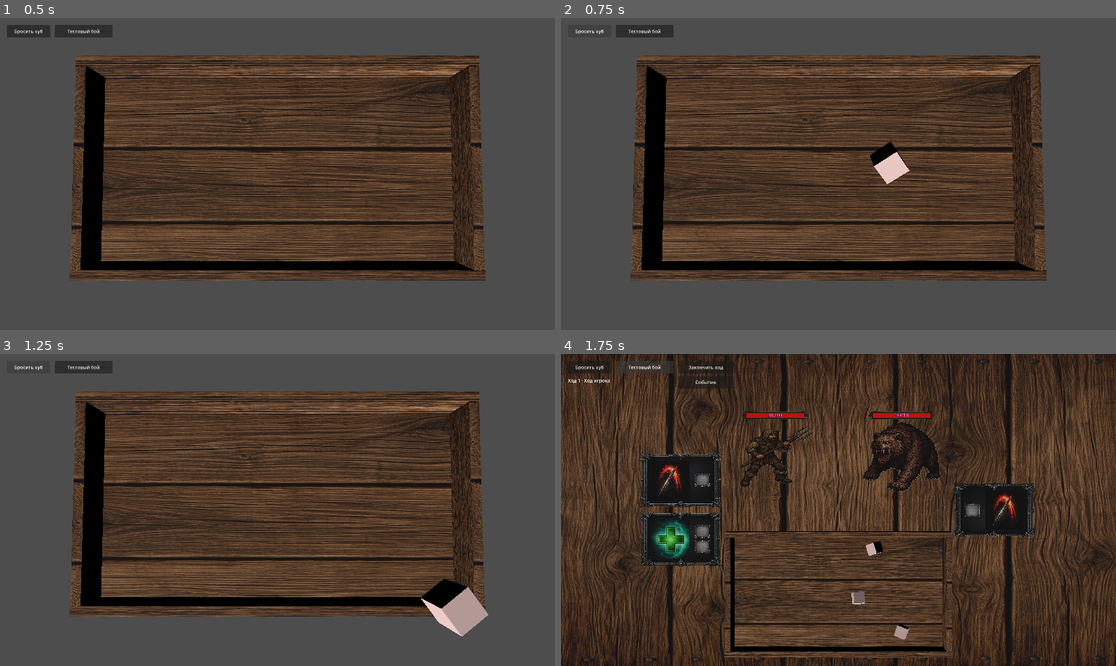
Above: before the commit, frames 1-4 (two rows, left to right).
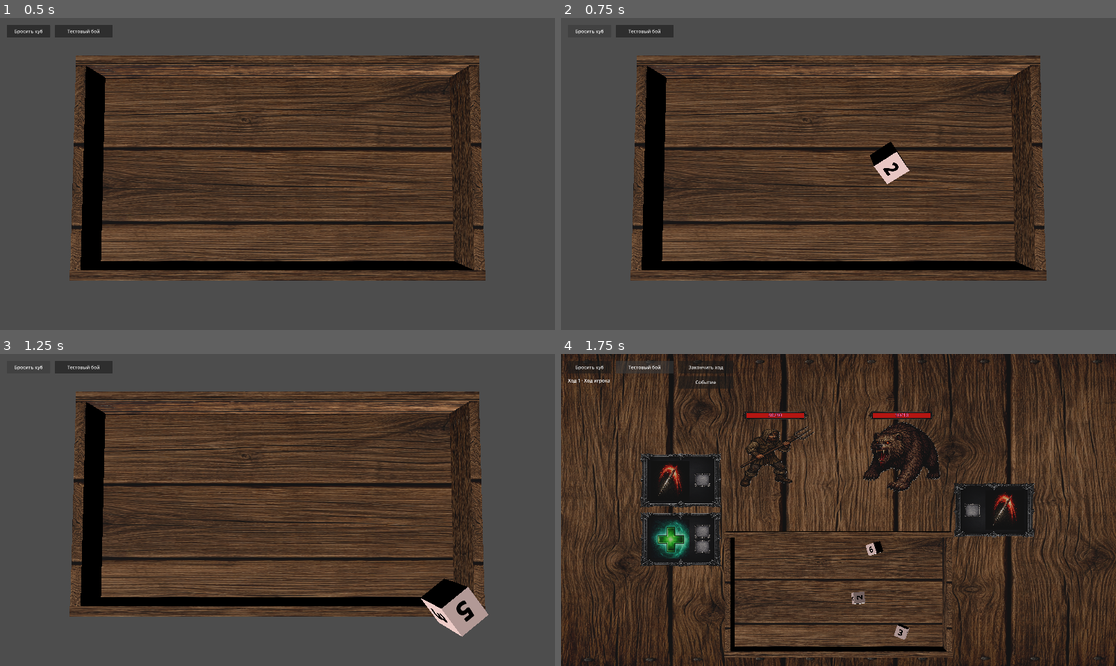
Above: after the commit, the same moments.

Repository: olegbogai-web/dicegame
Game: Godot game, scene res://scenes/board.tscn
The game is run twice, just before and just after one commit, with the same random seed, the same clock (stepped at 60 frames per second) and the same inputs.
Inputs:
- Up to frame 1 (0.5 s): no input
- Up to frame 2 (0.75 s): click "Бросить куб" at 0.5 s
- Up to frame 3 (1.25 s): no input
- Up to frame 4 (1.75 s): click "Тестовый бой" at 1.25 s

Frame 1 is identical in both runs. In frame 2, less than 0.1% of the frame differs, in the area x 57-61%, y 46-51%; in frame 3, 0.1%, in the area x 77-86%, y 79-87%; in frame 4, less than 0.1%.
Error before the commit: Parse Error: Cannot infer the type of "icon_target_size" variable because the value doesn't have a set type. (res://content/dice/view/dice_face_view.gd:43)

Commit message:
добавил коече

Diff:
--- a/assets/shaders/orange_shader.gdshader
+++ b/assets/shaders/orange_shader.gdshader
@@ -10,12 +10,12 @@
     float mask = smoothstep(0.0, 1.0, gradient);
 
     float min_alpha = 0.04;
-    float max_alpha = 0.4;
+    float max_alpha = 0.45;
 
     float final_alpha = mix(min_alpha, max_alpha, mask);
 
     // оранжевый цвет (можно настроить)
-    vec3 orange = vec3(1.0, 0.35, 0.0);
+    vec3 orange = vec3(1.0, 0.35, 0.05);
 
     ALBEDO = mix(orange, hover_color, hover_strength);
     ALPHA = final_alpha;
--- a/content/dice/view/dice_face_view.gd
+++ b/content/dice/view/dice_face_view.gd
@@ -39,8 +39,8 @@
 				_icon_sprite.texture = face_definition.icon
 				_icon_sprite.modulate = face_definition.overlay_tint
 				var icon_texture_size := face_definition.icon.get_size()
-				var icon_max_dimension := max(icon_texture_size.x, icon_texture_size.y)
-				var icon_target_size := min_size * 0.95
+				var icon_max_dimension = max(icon_texture_size.x, icon_texture_size.y)
+				var icon_target_size = min_size * 0.95
 				_icon_sprite.pixel_size = max(icon_target_size / max(icon_max_dimension, 1.0), 0.0001)
 				_icon_sprite.visible = true
 		DiceFaceDefinition.ContentType.TEXT:
Binary file added: assets/dice_edges/bones_dice_skin.png
